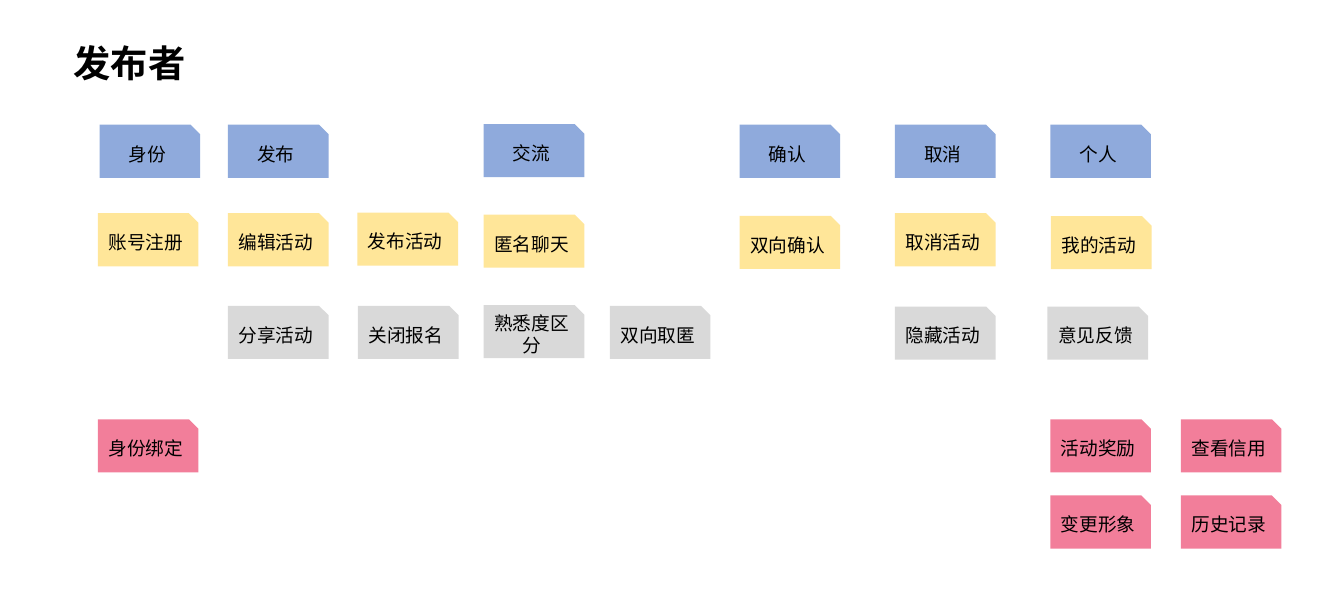
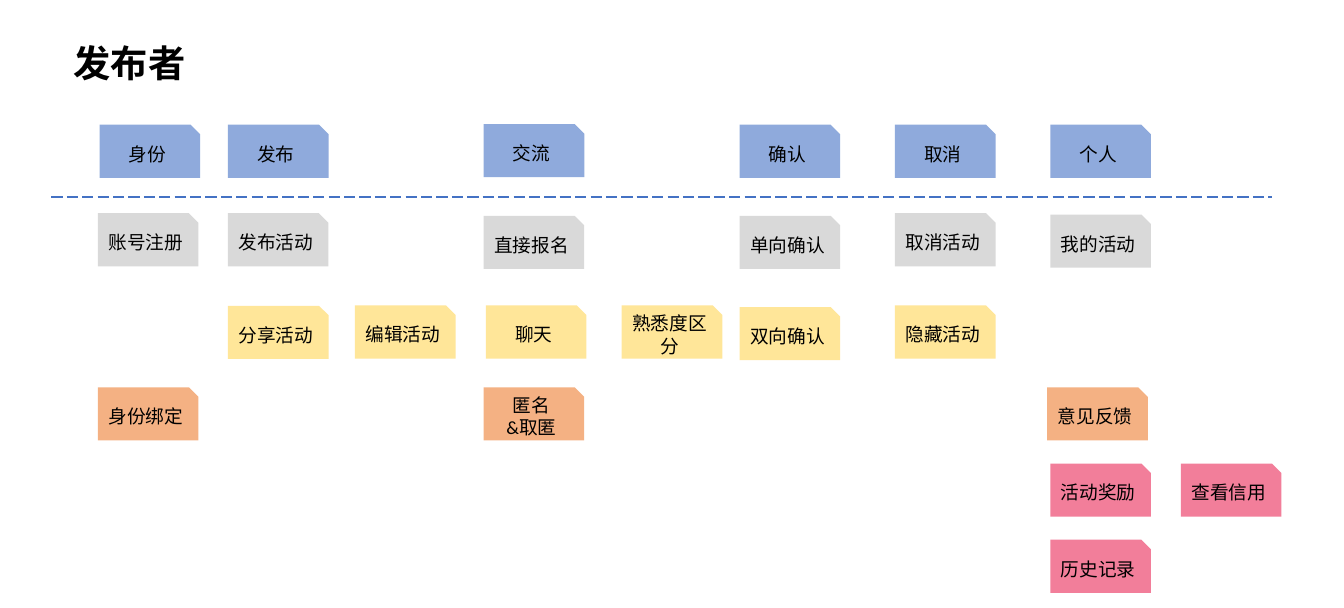
Before and after one commit to rederyang/LetsBall, a slide deck: slide 1 of doc/用户故事地图.pptx. Drawn at 1344x608 pixels with LibreOffice and Linux fonts; fonts in the diff are those of the drawing. Boxes give left, top, right and bottom in pixels: in the first picture for what was removed or moved away, otherwise in the second. Text is boxed around its words. In the diff, an @@ line names an element or a change of style, - is before the commit and + after.

```diff
--- a/doc/用户故事地图.pptx
+++ b/doc/用户故事地图.pptx
@@ line added from (52, 197) to (1272, 197), #4472C4 1.5 pt dashed @@
@@ snip rect "发布活动": place and size @@
-snip rect "发布活动" at (358,213,458,266)
+snip rect "发布活动" at (227,213,328,266)
@@ snip rect added at (483,216,584,269), fill #D9D9D9, 20 pt, text #000000 @@
+直接报名
@@ fill #FFE699 to #D9D9D9 in 5 elements at (98,213,199,266), (894,213,995,266), (1050,215,1151,268), (227,213,328,266), (739,216,840,269) @@
@@ text in snip rect at (750,236,825,254): text changed @@
-双向确认
+单向确认
@@ snip rect "编辑活动": place and size @@
-snip rect "编辑活动" at (228,213,329,266)
+snip rect "编辑活动" at (355,305,456,358)
@@ snip rect removed at (358,305,458,358) @@
-关闭报名
@@ snip rect "聊天": place and size @@
-snip rect "聊天" at (484,215,584,268)
+snip rect "聊天" at (486,305,586,358)
@@ text in snip rect at (515,325,552,343): text changed @@
-匿名聊天
+聊天
@@ snip rect "熟悉度区分": place and size @@
-snip rect "熟悉度区分" at (484,305,584,358)
+snip rect "熟悉度区分" at (621,305,722,358)
@@ fill #D9D9D9 to #FFE699 in 4 elements at (228,305,329,358), (894,305,995,358), (621,305,722,358), (739,307,840,360) @@
@@ snip rect "双向确认": place and size @@
-snip rect "双向确认" at (610,305,711,358)
+snip rect "双向确认" at (739,307,840,360)
@@ text in snip rect at (750,327,825,345): text changed @@
-双向取匿
+双向确认
@@ snip rect "身份绑定": place and size @@
-snip rect "身份绑定" at (98,419,199,472)
+snip rect "身份绑定" at (98,387,199,440)
@@ snip rect "身份绑定" at (98,387,199,440): fill #F27E9A to #F4B183 @@
@@ snip rect added at (483,387,584,440), fill #F4B183, 20 pt, text #000000 @@
+匿名
+&取匿
@@ snip rect "意见反馈": place and size @@
-snip rect "意见反馈" at (1047,307,1148,360)
+snip rect "意见反馈" at (1047,387,1147,440)
@@ snip rect "意见反馈" at (1047,387,1147,440): fill #D9D9D9 to #F4B183 @@
@@ snip rect "活动奖励": place and size @@
-snip rect "活动奖励" at (1050,419,1151,472)
+snip rect "活动奖励" at (1050,463,1151,516)
@@ snip rect "查看信用": place and size @@
-snip rect "查看信用" at (1180,419,1281,472)
+snip rect "查看信用" at (1180,463,1281,516)
@@ snip rect removed at (1050,495,1151,548) @@
-变更形象
@@ snip rect "历史记录": place and size @@
-snip rect "历史记录" at (1180,495,1281,548)
+snip rect "历史记录" at (1050,539,1151,592)
```
Also in this commit, not shown: 2 other slides changed.
